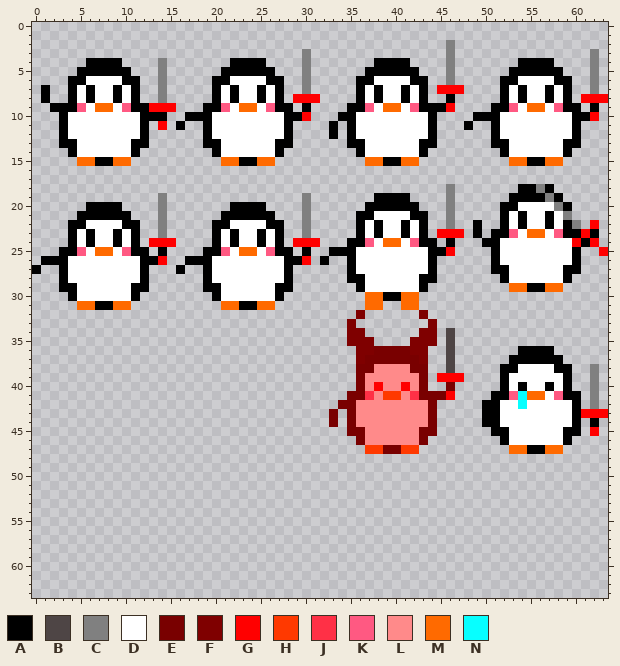
Pixel-art sprite -- PewPew Paradise/Images/Sprites/Characters/penguin.png. The first picture shows the starting point.
The file is 64x64 pixels.
Palette (. is transparent): A #000000  B #4e4545  C #808080  D #ffffff  E #790000  F #7f0000  G #ff0000  H #ff3900  J #ff3046  K #ff5982  L #ff8a8a  M #ff6a00  N #07ffff
Pixels before (only the part around the change), first column x 0:
13 ...AADDDDDDAA......AADDDDDDAA......AADDDDDDAA......AADDDDDDAA...
14 ....ADDDDDDA........ADDDDDDA........ADDDDDDA........ADDDDDDA....
15 .....MMAAMM..........MMAAMM..........MMAAMM..........MMAAMM.....
16 ................................................................
17 ................................................................
18 ..............................................C.......AACA......
19 ..............C...............C.......AAAA....C......AAAACA.....
20 ......AAAA....C.......AAAA....C......AAAAAA...C.....AADDDDCA....
21 .....AAAAAA...C......AAAAAA...C.....AADDDDAA..C.....ADADDADC....
22 ....AADDDDAA..C.....AADDDDAA..C.....ADADDADA..C..A..ADADDADAC.G.
23 ....ADADDADA..C.....ADADDADA..C.....ADADDADA.GGG.A.AAKDMMDKAAGA.
24 ....ADADDADA.GGG....ADADDADA.GGG...AAKDMMDKAA.A...AADDDDDDDDGAG.
25 ...AAKDMMDKAA.A....AAKDMMDKAA.A..AAADDDDDDDDAAG....ADDDDDDDDA..G
26 .AAADDDDDDDDAAG..AAADDDDDDDDAAG.A..ADDDDDDDDA......ADDDDDDDDA...
27 A..ADDDDDDDDA...A..ADDDDDDDDA......ADDDDDDDDA......AADDDDDDAA...
28 ...ADDDDDDDDA......ADDDDDDDDA......AADDDDDDAA.......ADDDDDDA....
29 ...AADDDDDDAA......AADDDDDDAA.......ADDDDDDA.........MMAAMM.....
30 ....ADDDDDDA........ADDDDDDA.........MMAAMM.....................
31 .....MMAAMM..........MMAAMM..........MM..MM.....................
32 ....................................F......F....................
33 ...................................F........F...................
34 ...................................FF......FF.B.................
35 ...................................FFF....FFF.B.................
36 ....................................FFEEEEFF..B.......AAAA......
37 ....................................FEEEEEEF..B......AAAAAA.....
38 ....................................EELLLLEE..B.....AADDDDAA..C.
39 ....................................ELLLLLLE.GGG....ADDDDDDA..C.
40 ....................................ELGLLGLE..E.....ADADDADA..C.
41 ...................................EEJLHHLJEEEG....AAKNMMDKAA.C.
42 ..................................EELLLLLLLLE.....AADDNDDDDDA.C.
43 .................................E.ELLLLLLLLE.....AADDDDDDDDAGGG
44 .................................E.ELLLLLLLLE.....AADDDDDDDDA.A.
45 ...................................EELLLLLLEE......AADDDDDDAA.G.
46 ....................................ELLLLLLE........ADDDDDDA....
47 .....................................HHEEHH..........MMAAMM.....
48 ................................................................
49 ................................................................
50 ................................................................
51 ................................................................
52 ................................................................
53 ................................................................
After:
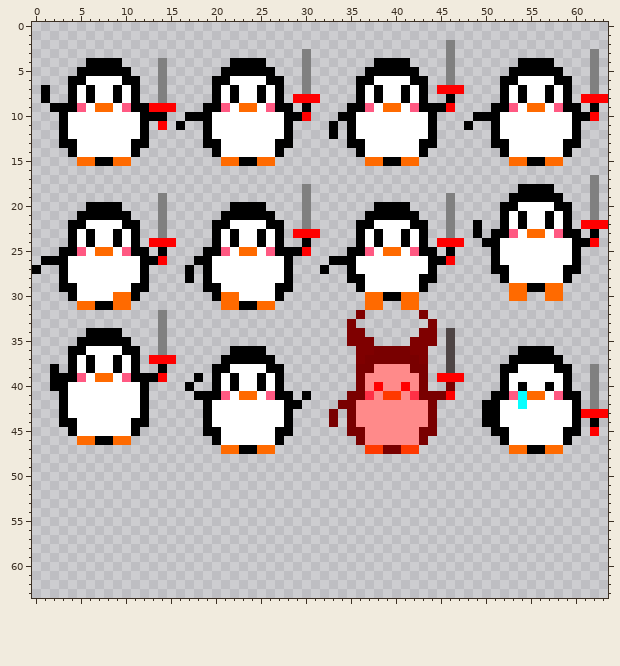
Diff:
Changed rows in their new state; - is an unchanged pixel.
first column x 2:
17 ------------------------------------------------------------C-
18 ----------------------------C---------------.---------A-----C-
19 ------------------------------------....---------------A----C-
20 -----------------------------------.----.---------------A---C-
21 ----------------------------------.-AAAA-.---------------A--C-
22 -----------------------------------AD--DA-----------------.G-G
23 ---------------------------GGG-------------.C.-------------.--
24 ---------------------------.A.---.-DADDAD-.GGG------------A---
25 ---------------------------AG--..-AK-MM-KA-.A----------------.
26 ---------------.-----------..-.AA----------AG-----------------
27 --------------.A--------------A-------------------------------
28 ---------------A----------------------------------------------
30 -------MM----------MM------------------------------MM--MM-----
32 ------------C-------------------------------------------------
33 ------------C-------------------------------------------------
34 ----AAAA----C-------------------------------------------------
35 ---AAAAAA---C-------------------------------------------------
36 --AADDDDAA--C-------AAAA--------------------------------------
37 --ADADDADA-GGG-----AAAAAA-------------------------------------
38 A-ADADDADA--A-----AADDDDAA------------------------------------
39 AAAKDMMDKAAAG---A-ADADDADA------------------------------------
40 AADDDDDDDDA----A--ADADDADA------------------------------------
41 -ADDDDDDDDA-----AAAKDMMDKAA-A---------------------------------
42 -ADDDDDDDDA------ADDDDDDDDAA----------------------------------
43 -ADDDDDDDDA------ADDDDDDDDA-----------------------------------
44 -AADDDDDDAA------ADDDDDDDDA-----------------------------------
45 --ADDDDDDA-------AADDDDDDAA-----------------------------------
46 ---MMAAMM---------ADDDDDDA------------------------------------
47 -------------------MMAAMM-------------------------------------
Pixel boxes of the changes (left, top, right, bottom) in both pictures:
changed: (536, 175, 608, 256)
changed: (50, 184, 464, 454)
added: (509, 292, 563, 301)
